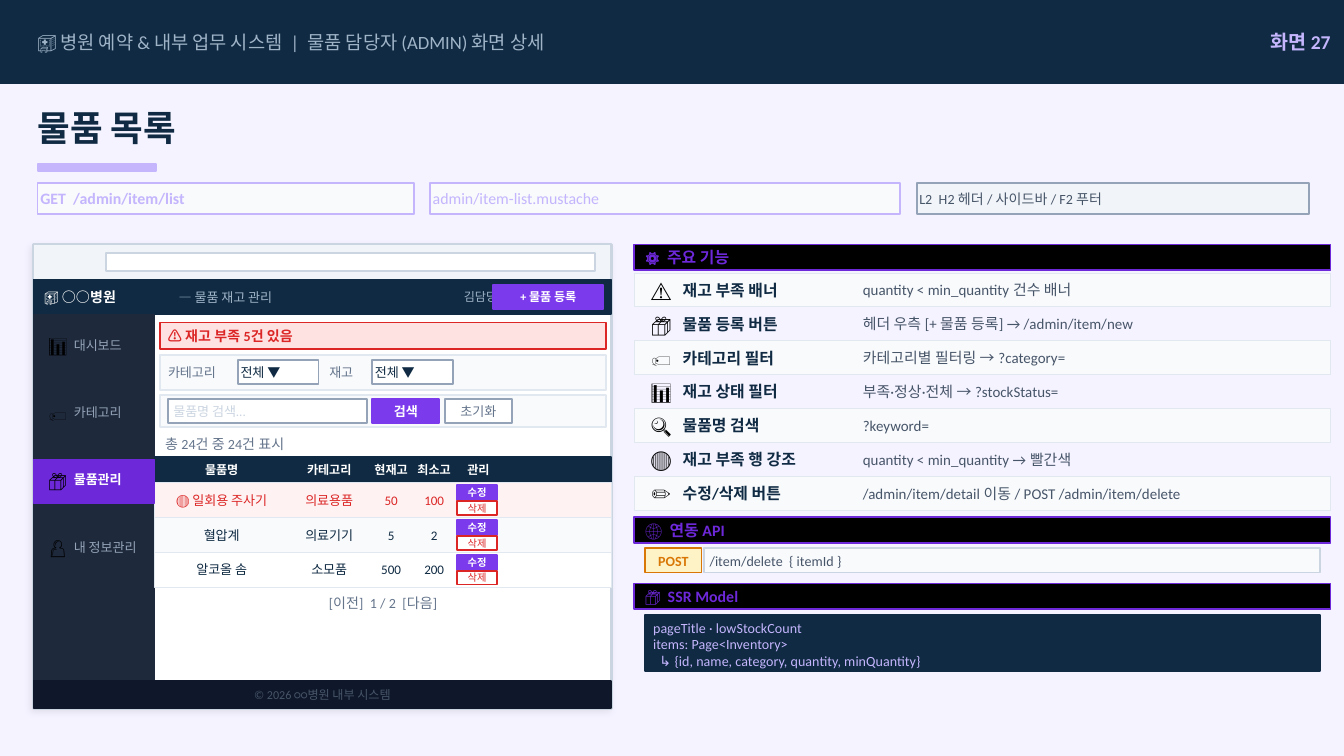
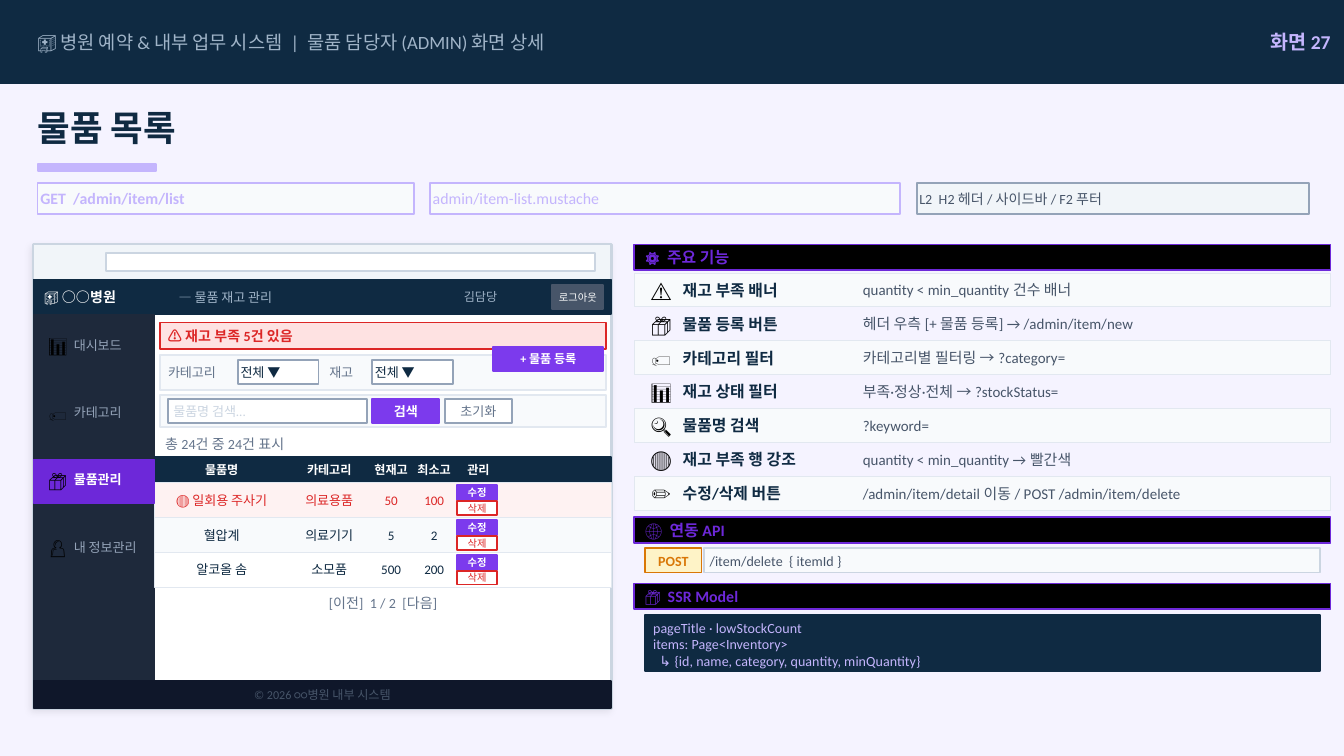
Before and after one commit to proejct-team-alpha/documents, a slide deck: slide 38 of 08_스토리보드/🏥_병원_예약_&_내부_업무_시스템_—_스토리보드.pptx. Drawn at 1344x756 pixels with LibreOffice and Linux fonts; fonts in the diff are those of the drawing. Boxes give left, top, right and bottom in pixels: in the first picture for what was removed or moved away, otherwise in the second. Text is boxed around its words. In the diff, an @@ line names an element or a change of style, - is before the commit and + after.

```diff
--- a/08_스토리보드/🏥_병원_예약_&_내부_업무_시스템_—_스토리보드.pptx
+++ b/08_스토리보드/🏥_병원_예약_&_내부_업무_시스템_—_스토리보드.pptx
@@ text "+ 물품 등록" moved from (x1=529, y1=289, x2=576, y2=306) to (x1=529, y1=351, x2=576, y2=368) @@
@@ rectangle moved from (x1=493, y1=285, x2=603, y2=309) to (x1=493, y1=347, x2=603, y2=371) @@
```
Also in this commit, not shown: 5 other slides changed, 3 slides added, 19 other files.
